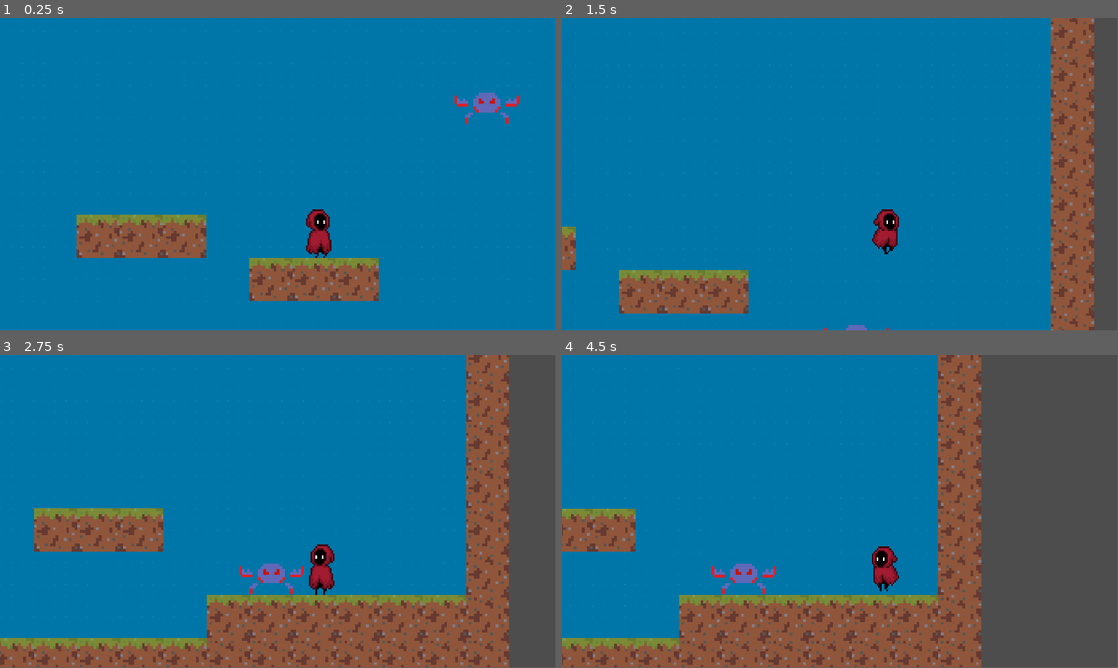
Above: before the commit, frames 1-4 (two rows, left to right).
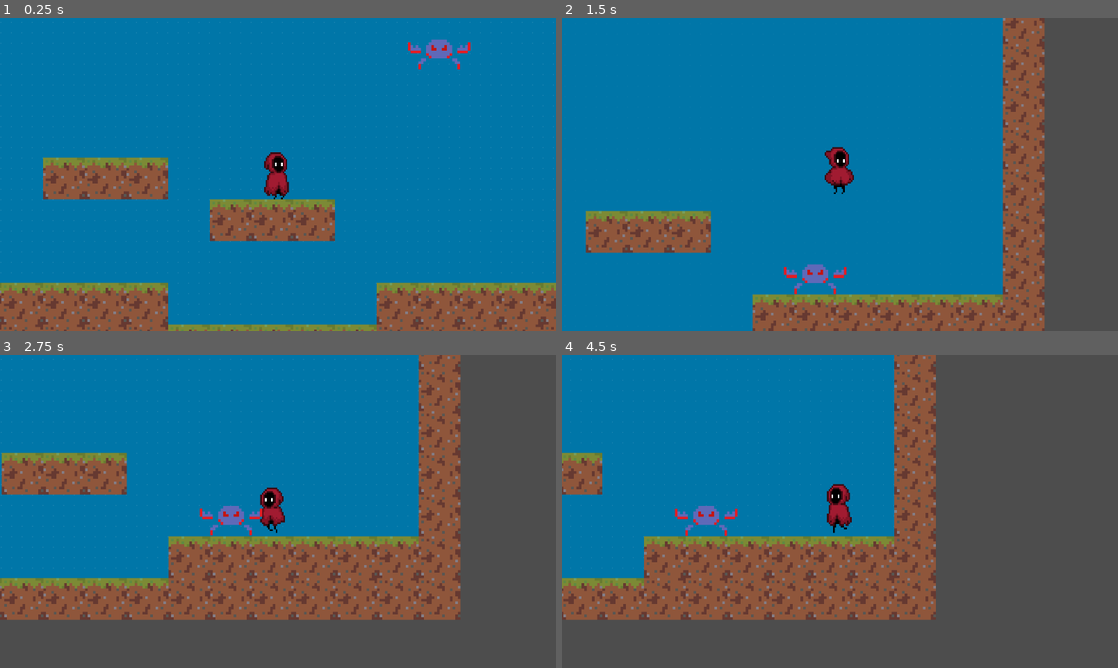
Above: after the commit, the same moments.

Repository: yeegz/Fallen-Asteri
Game: Godot game, scene res://scene.tscn
Two runs of this game, one before a commit and one after it. Both use one fixed random seed, a clock stepped at 60 frames per second and the inputs below. This scene is started directly instead of the project's main scene.
Inputs:
- Up to frame 1 (0.25 s): no input
- Up to frame 2 (1.5 s): tap Enter (ui_accept) at 0.5, 0.77 s; hold Right (ui_right) from 0.53 s (still down)
- Up to frame 3 (2.75 s): tap Enter (ui_accept) at 1.52 s; release Right (ui_right) at 2.03 s; hold Left (ui_left) from 2.03 s (still down)
- Up to frame 4 (4.5 s): release Left (ui_left) at 2.78 s; hold Right (ui_right) 2.78-4.28 s; tap Enter (ui_accept) at 3.02, 3.77 s; hold Left (ui_left) from 4.28 s (still down)
In our replay, the window is 799x449 before the commit and 800x450 after it. These sizes can differ from the game's own. Grey fills any space a smaller window leaves; there, only what the larger window draws over its background counts as a difference.

The runs differ from the first frame. In frame 1, 25% of the frame differs, in the area x 0-100%, y 0-100%; in frame 2, 30%; in frame 3, 49%, in the area x 0-92%, y 0-100%; in frame 4, 41%.

Commit message:
create and implement jump animation and implement scaling

Diff:
--- a/Scenes/character_body_2d.gd
+++ b/Scenes/character_body_2d.gd
@@ -17,6 +17,8 @@
 	#Jump
 	if is_on_floor() and Input.is_action_just_pressed("ui_accept"):
 		velocity.y = JUMP
+	if velocity.y != 0:
+		animation.play("jump")
 
 	#Added buttons A and D to the left and right axis respectively
 	var direction = Input.get_axis("ui_left", "ui_right")
@@ -24,24 +26,26 @@
 	#Movement.
 	if direction:
 		velocity.x = SPEED * direction
-		animation.play("run")
+
 		if direction == 1:
 			$AnimatedSprite2D.flip_h = false
 		elif direction == -1:
 			$AnimatedSprite2D.flip_h = true
 	elif direction == 0 or velocity.x == 0:
-		animation.play("idle")
-
-
 
 		#requires move_towards to enable stopping movement
 		velocity.x  = move_toward(1, 0, 1)
+
 
 	#move_and_slide required for basic physics functions to work
 	move_and_slide()
 
 	#Animation
-	if velocity.x == 0:
+	if direction and velocity .y == 0:
+		animation.play("run")
+	elif velocity.y != 0:
+		animation.play("jump")
+	elif direction == 0 or velocity.x ==0:
 		animation.play("idle")
 
 
--- a/Scenes/character_body_2d.tscn
+++ b/Scenes/character_body_2d.tscn
@@ -20,6 +20,38 @@
 [sub_resource type="AtlasTexture" id="AtlasTexture_ritpa"]
 atlas = ExtResource("3_b43xp")
 region = Rect2(32, 32, 32, 32)
+
+[sub_resource type="AtlasTexture" id="AtlasTexture_smnnm"]
+atlas = ExtResource("3_b43xp")
+region = Rect2(0, 160, 32, 32)
+
+[sub_resource type="AtlasTexture" id="AtlasTexture_yrh82"]
+atlas = ExtResource("3_b43xp")
+region = Rect2(32, 160, 32, 32)
+
+[sub_resource type="AtlasTexture" id="AtlasTexture_5u3gt"]
+atlas = ExtResource("3_b43xp")
+region = Rect2(64, 160, 32, 32)
+
+[sub_resource type="AtlasTexture" id="AtlasTexture_webv0"]
+atlas = ExtResource("3_b43xp")
+region = Rect2(96, 160, 32, 32)
+
+[sub_resource type="AtlasTexture" id="AtlasTexture_oqy4u"]
+atlas = ExtResource("3_b43xp")
+region = Rect2(128, 160, 32, 32)
+
+[sub_resource type="AtlasTexture" id="AtlasTexture_s2oqt"]
+atlas = ExtResource("3_b43xp")
+region = Rect2(160, 160, 32, 32)
+
+[sub_resource type="AtlasTexture" id="AtlasTexture_llpas"]
+atlas = ExtResource("3_b43xp")
+region = Rect2(192, 160, 32, 32)
+
+[sub_resource type="AtlasTexture" id="AtlasTexture_ygfbm"]
+atlas = ExtResource("3_b43xp")
+region = Rect2(224, 160, 32, 32)
 
 [sub_resource type="AtlasTexture" id="AtlasTexture_qc35b"]
 atlas = ExtResource("4_oiore")
@@ -74,6 +106,35 @@
 }, {
 "frames": [{
 "duration": 1.0,
+"texture": SubResource("AtlasTexture_smnnm")
+}, {
+"duration": 1.0,
+"texture": SubResource("AtlasTexture_yrh82")
+}, {
+"duration": 1.0,
+"texture": SubResource("AtlasTexture_5u3gt")
+}, {
+"duration": 1.0,
+"texture": SubResource("AtlasTexture_webv0")
+}, {
+"duration": 1.0,
+"texture": SubResource("AtlasTexture_oqy4u")
+}, {
+"duration": 1.0,
+"texture": SubResource("AtlasTexture_s2oqt")
+}, {
+"duration": 1.0,
+"texture": SubResource("AtlasTexture_llpas")
+}, {
+"duration": 1.0,
+"texture": SubResource("AtlasTexture_ygfbm")
+}],
+"loop": true,
+"name": &"jump",
+"speed": 5.0
+}, {
+"frames": [{
+"duration": 1.0,
 "texture": SubResource("AtlasTexture_qc35b")
 }, {
 "duration": 1.0,
@@ -114,8 +175,9 @@
 position = Vector2(63.129, 81.5)
 scale = Vector2(2.36694, 2.65625)
 sprite_frames = SubResource("SpriteFrames_ccfa5")
-animation = &"idle"
-frame_progress = 0.210468
+animation = &"jump"
+frame = 2
+frame_progress = 0.156084
 
 [node name="player" type="Sprite2D" parent="."]
 visible = false
@@ -130,6 +192,6 @@
 shape = SubResource("RectangleShape2D_31tk3")
 
 [node name="Camera2D" type="Camera2D" parent="."]
-position = Vector2(3.8147e-06, 3.8147e-06)
+position = Vector2(63, 86)
 scale = Vector2(1, 1)
-zoom = Vector2(1.4, 1.4)
+zoom = Vector2(1.5, 1.5)
--- a/project.godot
+++ b/project.godot
@@ -14,6 +14,13 @@
 run/main_scene="res://main menu.tscn"
 config/features=PackedStringArray("4.2", "Forward Plus")
 config/icon="res://icon.svg"
+
+[display]
+
+window/size/viewport_width=1280
+window/size/viewport_height=720
+window/stretch/mode="canvas_items"
+window/stretch/scale_mode="integer"
 
 [input]
 
@@ -38,3 +45,7 @@
 "events": [Object(InputEventKey,"resource_local_to_scene":false,"resource_name":"","device":-1,"window_id":0,"alt_pressed":false,"shift_pressed":false,"ctrl_pressed":false,"meta_pressed":false,"pressed":false,"keycode":0,"physical_keycode":76,"key_label":0,"unicode":108,"echo":false,"script":null)
 ]
 }
+
+[rendering]
+
+textures/canvas_textures/default_texture_filter=0
Not shown: 1 places in Scenes/character_body_2d.tscn that only renumber resources
